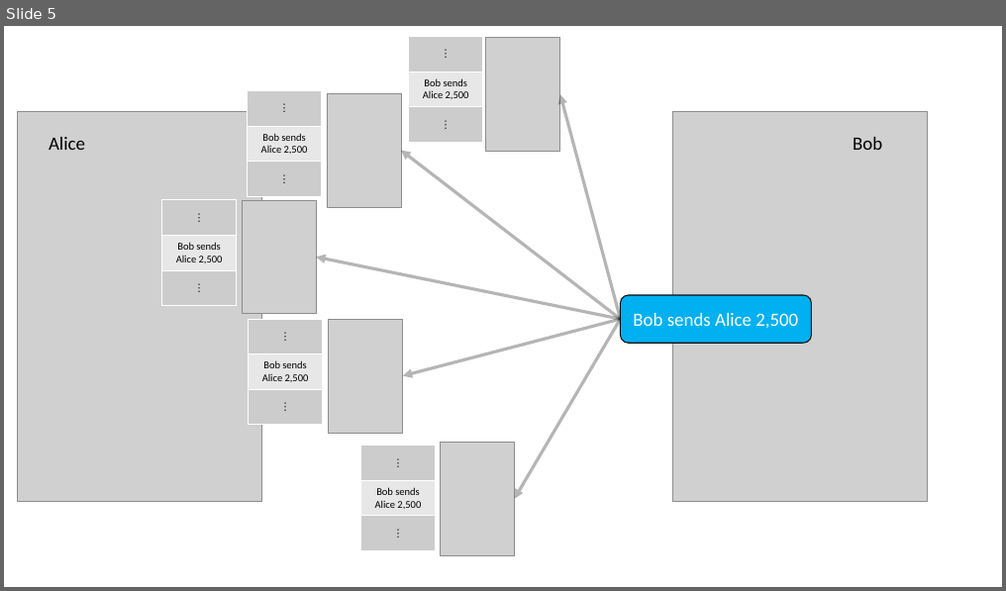
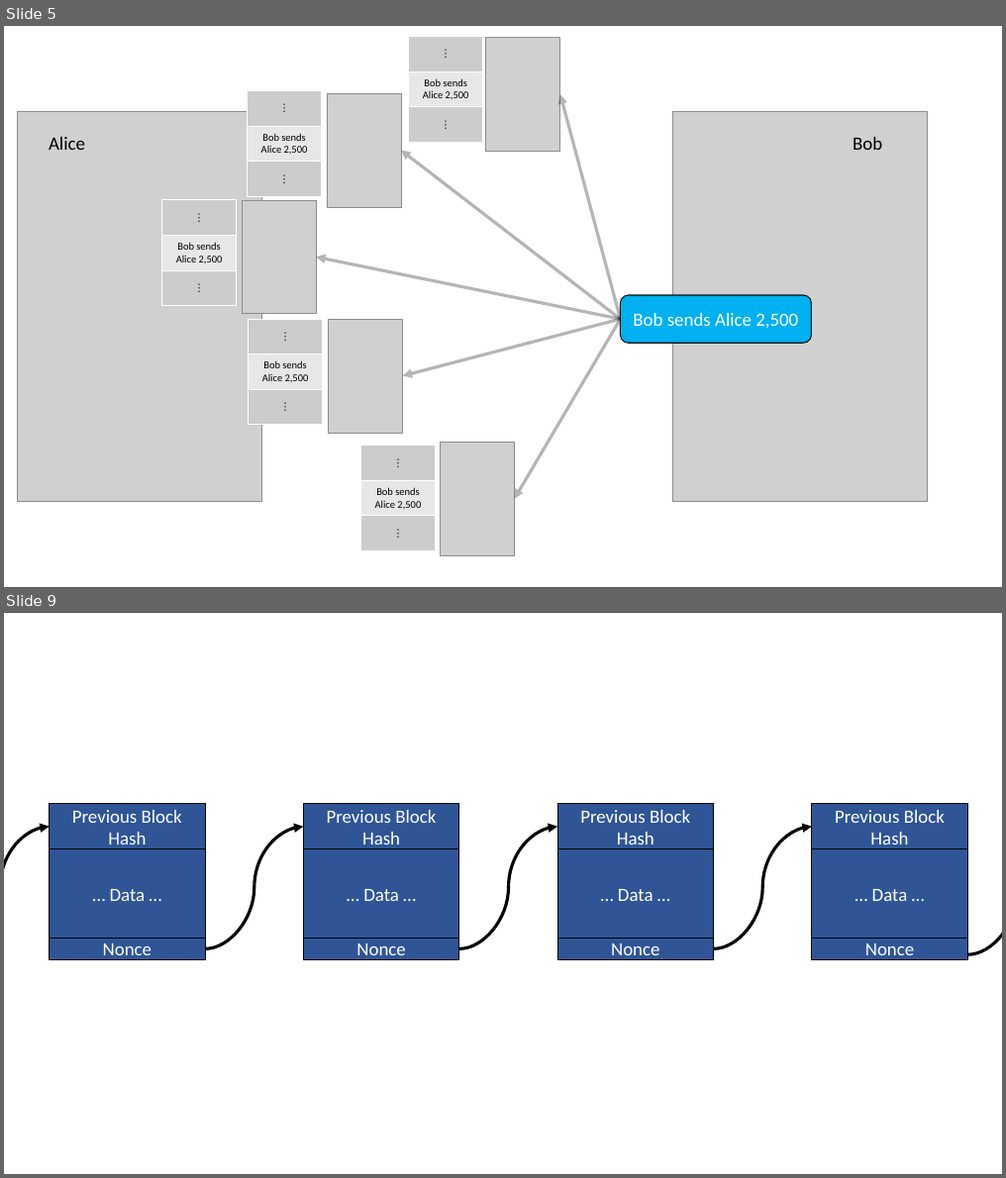
Before and after one commit to Michael-K-Stein/GreenCoin, a slide deck: Thesis/Images/Graphics.pptx. Shown one above the other, each under a label of ours: slide 5 before the commit, slides 5 and 9 after it; the slides between them are not shown. The pictures are 1006x591 and 1006x1178 pixels, drawn with LibreOffice and Linux fonts; fonts in the diff are those of the drawing; grey boxes stand for pictures. Boxes give left, top, right and bottom in pixels: in the first picture for what was removed or moved away, otherwise in the second. Text is boxed around its words. In the diff, an @@ line names an element or a change of style, - is before the commit and + after.

```diff
--- a/Thesis/Images/Graphics.pptx
+++ b/Thesis/Images/Graphics.pptx
@@ slide 9 added at box(4, 613, 1002, 1174), background #FFFFFF @@
@@ group added at box(4, 804, 1002, 959): 16 rectangles, 5 curved arrows @@
+Previous Block Hash
+Nonce
+… Data …
+Previous Block Hash
+Nonce
+… Data …
+Previous Block Hash
+Nonce
+… Data …
+Previous Block Hash
+Nonce
+… Data …
```
Also in this commit, not shown: 9 other slides added, 1 slide removed, 27 other files.
